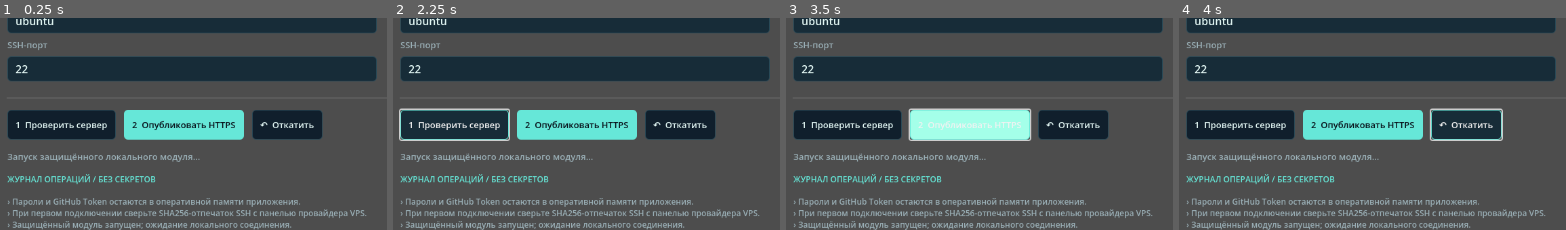
Above: before the commit, frames 1-4 (left to right).
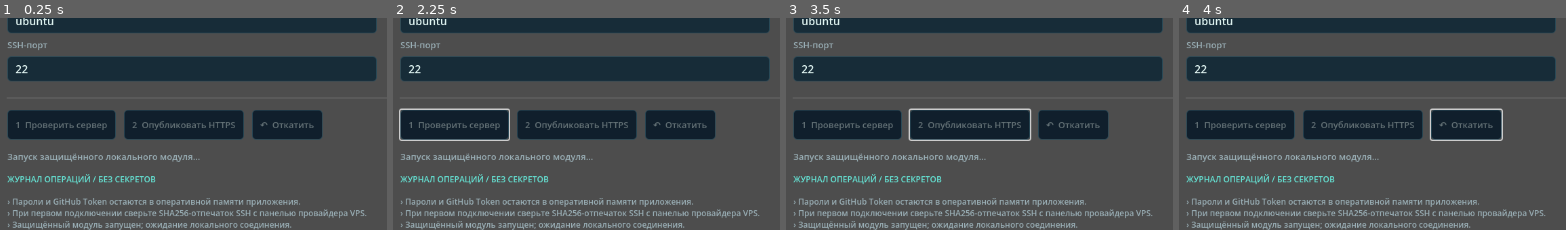
Above: after the commit, the same moments.

Repository: KIBHR/serviter
Game: Godot game, scene res://ui/main.tscn
The game is run twice, just before and just after one commit, with the same random seed, the same clock (stepped at 60 frames per second) and the same inputs.
Inputs (mouse positions are % of the whole screen's width and height, from its top left):
- Up to frame 1 (0.25 s): no input
- Up to frame 2 (2.25 s): click (25, 72) at 0.52 s; type "12" at 0.6 s; click (25, 83) at 0.75 s; type "12" at 0.83 s; click (25, 95) at 0.98 s; type "12" at 1.07 s; click (74, 72) at 1.27 s; type "12" at 1.35 s; click (74, 95) at 1.5 s; type "12" at 1.58 s; click (8, 74) at 2 s, where only the run before the commit has a clickable "1 Проверить сервер"
- Up to frame 3 (3.5 s): click (24, 74) at 2.75 s, where only the run before the commit has a clickable "2 Опубликовать HTTPS"
- Up to frame 4 (4 s): click (37, 74) at 3.5 s, where only the run before the commit has a clickable "↶ Откатить"
The pictures show only the part of the screen within x 0-50%, y 49-99%; the shares and areas given below are measured in that part.

The runs differ from the first frame. In frame 1, 4.9% of the frame differs, in the area x 4-82%, y 43-58%; in frame 2, 5.3%, in the area x 1-82%, y 43-58%; in frame 3, 4.9%; in frame 4, 5.2%.
Error before the commit: Invalid call. Nonexistent function 'get_vbox' in base 'ConfirmationDialog'. (res://ui/main.gd:165)

Commit message:
fix(godot): use supported custom content in SSH ConfirmationDialog

Diff:
--- a/godot/ui/main.gd
+++ b/godot/ui/main.gd
@@ -39,6 +39,7 @@
 var confirm_dialog: ConfirmationDialog
 var pin_dialog: ConfirmationDialog
 var pin_input: LineEdit
+var pin_instructions: Label
 var pending_confirmation := ""
 var pending_request := ""
 var bridge_pid := -1
@@ -156,13 +157,25 @@
     add_child(confirm_dialog)
     pin_dialog = ConfirmationDialog.new()
     pin_dialog.title = "Проверка подлинности SSH-сервера"
-    pin_dialog.dialog_text = "Сверьте SSH SHA256-отпечаток через доверенный канал. Вставьте его ниже точно как показано."
+    # Godot 4 ConfirmationDialog lays out a direct child Control.
+    # Keep its required built-in label, but hide it and present a VBoxContainer.
+    pin_dialog.dialog_text = ""
+    pin_dialog.get_label().hide()
     pin_dialog.confirmed.connect(_confirmed_pin)
     add_child(pin_dialog)
+    var pin_content := VBoxContainer.new()
+    pin_content.custom_minimum_size = Vector2(600, 0)
+    pin_content.add_theme_constant_override("separation", 12)
+    pin_dialog.add_child(pin_content)
+    pin_instructions = Label.new()
+    pin_instructions.autowrap_mode = TextServer.AUTOWRAP_WORD_SMART
+    pin_instructions.custom_minimum_size = Vector2(600, 155)
+    pin_content.add_child(pin_instructions)
     pin_input = LineEdit.new()
     pin_input.placeholder_text = "SHA256:..."
-    pin_input.custom_minimum_size = Vector2(500, 38)
-    pin_dialog.get_vbox().add_child(pin_input)
+    pin_input.custom_minimum_size = Vector2(600, 38)
+    pin_content.add_child(pin_input)
+    pin_dialog.register_text_enter(pin_input)
     _update_buttons()
 
 
@@ -335,7 +348,7 @@
                 _send_command("inspect")
             else:
                 checked_fingerprint = key
-                pin_dialog.dialog_text = ("SSH: " + str(fields["host"].text) +
+                pin_instructions.text = ("SSH: " + str(fields["host"].text) +
                     "\nТип ключа: " + str(details.get("type", "")) +
                     "\nПРОВЕРЬТЕ ЧЕРЕЗ ПАНЕЛЬ VPS:\n" + key +
                     "\n\nВведите отпечаток точно. Не подтверждайте наугад.")
